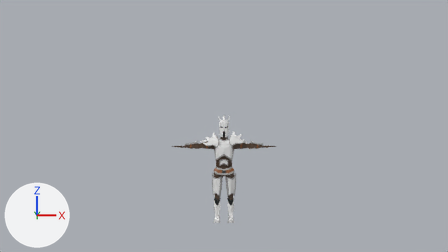
What one commit did to the Blender file External Assets/Enemy/King Shit/King Shit.blend.
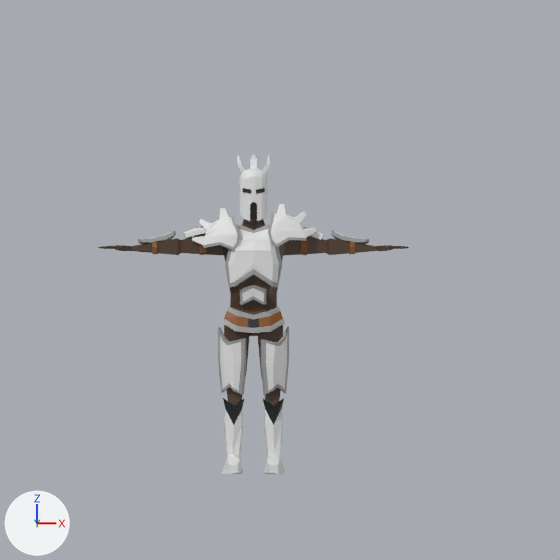
There are two pictures of each version: one from the file's camera 'Camera.001', one close up on the part from 31% to 73% of the width and 25% to 100% of the height. Every picture has the same lights, and +X, +Y and +Z are marked at lower left.

Before the edit, the objects in view are built like this:
```python
ob_character_model = bpy.data.objects.new('Character Model', me_cube_002)
ob_character_model.location = (0.0, 0.0, 0.0)
ob_character_model.scale = (0.14, 0.14, 0.14)
ob_chest = bpy.data.objects.new('Chest', me_cube_009)
ob_chest.location = (0.0, 0.0, 0.0)
ob_forearm_l = bpy.data.objects.new('Forearm.L', me_cube_004)
ob_forearm_l.location = (1.265, -0.2, 0.378)
ob_forearm_l.rotation_euler = (-0.216, -0.772, 0.157)  # degrees (-12, -44, 9)
ob_pauldron_l = bpy.data.objects.new('Pauldron.L', me_cube_016)
ob_pauldron_l.location = (0.0, 0.0, 2.1)
ob_pauldron_l.scale = (0.194, 0.194, 0.194)
ob_stomach = bpy.data.objects.new('Stomach', me_cube_015)
ob_stomach.location = (-0.003, 0.0, 0.16)
ob_thigh_l = bpy.data.objects.new('Thigh.L', me_cube_005)
ob_thigh_l.location = (0.0, 0.001, 0.0)
ob_thigh_l.rotation_euler = (0.0000362, -0.0000123, -0.00618)  # degrees (0, 0, -0.4)
ob_thigh_r = bpy.data.objects.new('Thigh.R', me_cube_019)
ob_thigh_r.location = (0.0, 0.001, 0.0)
ob_thigh_r.rotation_euler = (0.0000141, 0.000016, 0.00618)  # degrees (0, 0, 0.4)
ob_waist_armor = bpy.data.objects.new('Waist Armor', me_cube_001)
ob_waist_armor.location = (0.0, 0.0, 0.0)
```
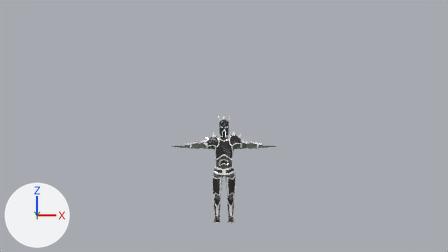
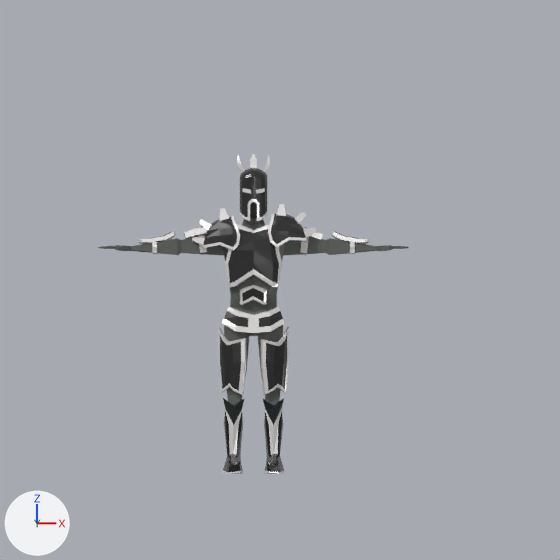
Changed parts and their boxes [x1, y1, x2, y2] in the close-ups (560 x 560 px):
'Character Model', recoloured, surface changed: [99, 154, 409, 474] in both
'Chest', recoloured, surface changed (grey to black): [225, 225, 282, 288] in both
'Pauldron.L', recoloured, surface changed (white to grey): [192, 208, 316, 251] in both
'Thigh.R', recoloured, surface changed (grey to black): [218, 327, 247, 395] in both
'Thigh.L', recoloured, surface changed (grey to black): [261, 327, 289, 395] in both
'Waist Armor', recoloured, surface changed: [222, 307, 285, 333] in both
'Stomach', recoloured, surface changed (grey to black): [239, 285, 267, 305] in both
'Forearm.L', recoloured, surface changed (grey to white): [331, 230, 369, 244] in both
'Forearm..R', recoloured, surface changed (grey to white): [138, 230, 176, 244] in both
'Upper Arm Armor.L.001', recoloured, surface changed: [184, 226, 207, 239] in both
'Bicep Band.L', recoloured, surface changed: [300, 236, 309, 256] in both
'Upper Arm Armor.L', recoloured, surface changed: [303, 227, 323, 240] in both
'ForearmBand.L', recoloured, surface changed: [349, 241, 355, 254] in both
'ForearmBand..R', recoloured, surface changed: [152, 241, 158, 254] in both
'Bicep Band.R', recoloured, surface changed: [198, 234, 207, 255] in both
part 1 of me_cube_002, added: after [240, 177, 267, 221]
part 2 of me_cube_002, added: after [222, 409, 285, 474]
part 3 of me_cube_002, recoloured: [243, 188, 265, 194] in both
part 4 of me_cube_002, recoloured (white to black): [240, 168, 267, 203] in both
part 5 of me_cube_002, recoloured: [237, 154, 268, 172] in both
part 6 of me_cube_001, recoloured (brown to black): [224, 311, 283, 327] in both
part 7 of me_cube_001, recoloured: [248, 318, 259, 328] in both
part 8 of me_cube_016, recoloured: [192, 208, 229, 245] in both
part 9 of me_cube_020, recoloured: [184, 227, 207, 239] in both

Diff of the bpy script that builds the scene:
```diff
--- a/External Assets/Enemy/King Shit/King Shit.blend.py
+++ b/External Assets/Enemy/King Shit/King Shit.blend.py
@@ mat_skin @@
 mat_skin = principled_material('Skin')
-mat_skin.base_color = (0.0732, 0.0367, 0.0156)  # brown #4c3622
+mat_skin.base_color = (0.105, 0.115, 0.102)  # dark grey #5b5f5a
@@ mat_boots @@
 mat_boots = principled_material('Boots')
-mat_boots.base_color = (0.8, 0.8, 0.8)  # white #e7e7e7
+mat_boots.base_color = (0.0176, 0.0176, 0.0176)  # black #242424
+mat_boots.metallic = 0.44
@@ mat_eyes @@
 mat_eyes = principled_material('Eyes')
-mat_eyes.base_color = (0.0122, 0.0122, 0.0122)  # black #1d1d1d
+mat_eyes.base_color = (1.0, 0.68, 0.0135)  # yellow #ffd71f
@@ mat_primary @@
 mat_primary = principled_material('Primary')
-mat_primary.base_color = (0.8, 0.8, 0.8)  # white #e7e7e7
+mat_primary.base_color = (0.246, 0.00362, 0.00479)  # red #880c0f
@@ mat_armor @@
 mat_armor = principled_material('Armor')
-mat_armor.base_color = (0.359, 0.359, 0.359)  # grey #a2a2a2
+mat_armor.base_color = (1.0, 0.97, 0.97)  # white #fffcfc
+mat_armor.metallic = 0.5
+mat_armor.roughness = 0.25
@@ mat_armor_inner @@
 mat_armor_inner = principled_material('Armor Inner')
-mat_armor_inner.base_color = (0.814, 0.814, 0.814)  # white #e9e9e9
+mat_armor_inner.base_color = (0.0445, 0.0445, 0.0445)  # black #3c3c3c
+mat_armor_inner.metallic = 0.5
@@ mat_bands @@
 mat_bands = principled_material('Bands')
-mat_bands.base_color = (0.267, 0.0852, 0.013)  # brown #8d521e
+mat_bands.base_color = (0.955, 0.876, 0.0)  # yellow #faf100
@@ me_cube_002 @@
-me_cube_002.from_pydata(...)  # 641 vertices, 619 faces; spans x 0.0..8.4, y -2.6..1.0, z -0.1..17.1
+me_cube_002.from_pydata(...)  # 682 vertices, 656 faces; spans x 0.0..8.4, y -2.6..1.0, z -0.1..17.1
+# me_cube_002 part 1: 25 vertices added at x 0.0..0.7, y -1.0..0.8, z 13.5..14.7
+# me_cube_002 part 2: 16 vertices added at x 0.6..1.7, y -2.6..0.8, z 0.0..3.6
+# me_cube_002 part 3: 5 faces spanning x 0.1..0.6, y -1.1..-0.8, z 15.0..15.3 switch from mat_eyes (black #1d1d1d) to mat_armor (white #fffcfc)
+# me_cube_002 part 4: 53 faces spanning x 0.0..0.7, y -1.0..0.8, z 13.6..16.4 switch from mat_helmet (white #e7e7e7) to mat_armor_inner (black #3b3b3b)
+# me_cube_002 part 5: 40 faces spanning x 0.0..0.9, y -0.4..0.6, z 16.1..17.1 switch from mat_helmet (white #e7e7e7) to mat_armor (white #fffcfc)
 me_cube_002.materials.append(mat_skin)
@@ me_cube_007 @@
 me_cube_007.from_pydata(...)  # 32 vertices, 32 faces; spans x 0.252..0.422, y -0.103..0.066, z 1.506..1.653
-me_cube_007.materials.append(mat_bands)  # brown #8d521e
+me_cube_007.materials.append(mat_armor)  # white #fffcfc
@@ me_cube_001 @@
 me_cube_001.from_pydata(...)  # 48 vertices, 40 faces; spans x 0.0..0.236, y -0.172..0.159, z 1.044..1.244
+# me_cube_001 part 6: 3 of the faces centred in x 0.083..0.208, y -0.15..-0.01, z 1.129..1.184 switch from mat_bands (brown #8d521e) to mat_armor_inner (black #3b3b3b)
+# me_cube_001 part 7: all 1 face that had it switch from mat_belt_buckle (black #1b2424) to mat_armor (white #fffcfc)
@@ me_cube_016 @@
 me_cube_016.from_pydata(...)  # 216 vertices, 212 faces; spans x -2.39..2.44, y -1.07..0.75, z -2.23..-0.41
 # used by ob_pauldron_l; location = (0.0, 0.0, 2.1); scale = (0.194, 0.194, 0.194)
+# me_cube_016 part 8: 28 of the faces centred in x -2.38..-1.03, y -0.62..0.3, z -1.82..-0.59 switch from mat_armor_inner (white #e9e9e9) to mat_armor (white #fffcfc)
@@ me_cube_017 @@
 me_cube_017.from_pydata(...)  # 32 vertices, 32 faces; spans x 0.5154..0.6197, y -0.0891..0.0427, z 1.2576..1.3501
-me_cube_017.materials.append(mat_bands)  # brown #8d521e
+me_cube_017.materials.append(mat_armor)  # white #fffcfc
@@ me_cube_020 @@
 me_cube_020.from_pydata(...)  # 150 vertices, 140 faces; spans x -0.385..-0.24, y -0.104..0.068, z 1.188..1.393
 # used by ob_upper_arm_armor_l_001; location = (-1.265, -0.207, 0.379); rotation_euler = (-0.223, 0.772, -0.163), in degrees (-13, 44, -9.3); scale = (1.27, 1.27, 1.27)
+# me_cube_020 part 9: all 90 faces that had it switch from mat_primary (white #e7e7e7) to mat_armor (white #fffcfc)
 me_cube_020.materials.append(mat_belt_buckle)
@@ me_cube_022 @@
 me_cube_022.from_pydata(...)  # 32 vertices, 32 faces; spans x -0.6197..-0.5154, y -0.0891..0.0427, z 1.2576..1.3501
-me_cube_022.materials.append(mat_bands)  # brown #8d521e
+me_cube_022.materials.append(mat_armor)  # white #fffcfc
```
